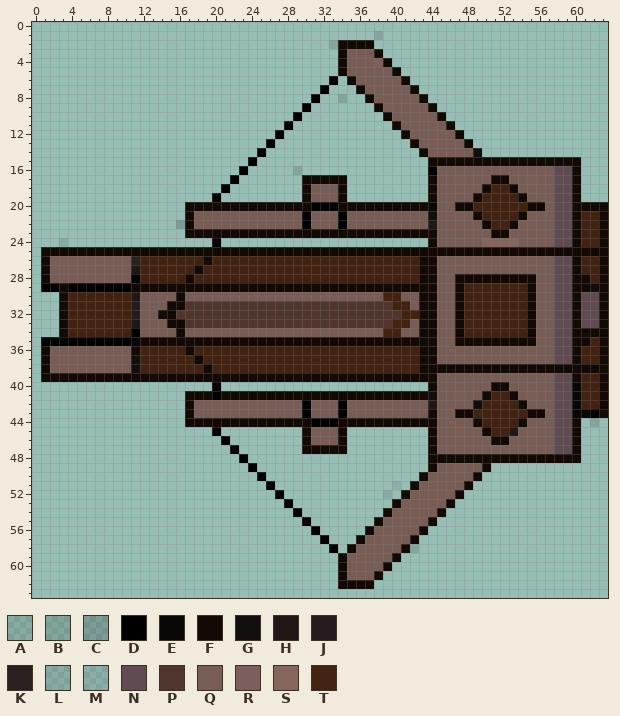
Two states of a pixel-art sprite, Common/Textures/Things/Building/Ballista/BallistaTop.png. Above, as it was before the edit.
The file is 64x64 pixels. Pixels under 10% opacity are left out. Colours within 5 levels of each other are drawn and written as one.
Palette (. is transparent): A #0000001a  B #00000021  C #0000002c  D #000000  E #090806  F #130a06  G #120e0e  H #201816  J #241c1f  K #2a201f  L #3d3c4e26  M #403f5220  N #604b52  P #4f352e  Q #785d56  R #7c5f5c  S #84665e  T #422211
Pixels before (only the part around the change), first column x 0:
 0 ................................................................
 1 ......................................B.........................
 2 .................................BFFFF..........................
 3 ..................................FQQQF.........................
 4 ..................................FQQQRF........................
 5 ..................................FQQQQQF.......................
 6 .................................D.FQQQQQF......................
 7 ................................D...FQQQQQF.....................
 8 ...............................D..B..FQQQQQF....................
 9 ..............................D.......FQQQQQF...................
10 .............................D.........FQQQQQF..................
11 ............................D...........FQQQQQF.................
12 ...........................D.............FQQQQQF................
13 ..........................D...............FQQQQQF...............
14 .........................D.................FQQQQQG..............
15 ........................D...................FFFFFFFFFFFFFFFFF...
16 .......................D.....B..............DQQQQQQQQQQQQQNNF...
17 ......................D.......FFFFF.........FQQQQQQFFQQQQQNNF...
18 .....................D........FQQQF.........FQQQQQFTTFQQQQNNF...
19 ....................D.........FQQQF.........FQQQQFTTTTFQQQNNF...
20 .................FFFFFFFFFFFFFFDDDFFFFFFFFFFEQQFFTTTTTTFFQNNFFFF
21 .................FQQQQQQQQQQQQDQQQDQQQQQQQQQGQQQQFTTTTFQQQNNFTTF
22 ................CFQQQQQQQQQQQQDQQQDQQQQQQQQQHQQQQQFTTFQQQQNNFTTF
23 .................FFFFFFFFFFFFFFFFFFFFFFFFFFFFQQQQQQFFQQQQQNNFTTF
24 ...A................D.......................FQQQQQSSSSQQQQNNFTTF
25 .FFFFFFFFFFFFFFFFFFFFFFFFFFFFFFFFFFFFFFFFFFFFFFFFFFFFFFFFFFFFFFF
26 .FQQQQQQQQQKTTTTTTTFTTTTTTTTTTTTTTTTTTTTTTTFFQQQQQQQQQQQQQNNFTTF
27 .FQQQQQQQQQHTTTTTTFTTTTTTTTTTTTTTTTTTTTTTTTFFQQQQQQQQQQQQQNNFTTF
28 .FQQQQQQQQQDTTTTTFTTTTTTTTTTTTTTTTTTTTTTTTTFFQQFFFFFFFFFQQNNFFTF
29 .DDFDDDDDDDFFFFFFFFFFFFFFFFFFFFFFFFFFFFFFFFFFQQFTTTTTTTFQQNNFFGF
30 ...FTTTTTTTHQQQQFQQQQQQQQQQQQQQQQQQQQQQTTQQFFQQFTTTTTTTFQQNNFNNF
31 ...FTTTTTTTJQQQFFPPPPPPPPPPPPPPPPPPPPPPPTTQFFQQFTTTTTTTFQQNNFNNF
32 ...FTTTTTTTJQQFFPPPPPPPPPPPPPPPPPPPPPPPPPTTFFQQFTTTTTTTFQQNNFNNF
33 ...FTTTTTTTHQQQFFPPPPPPPPPPPPPPPPPPPPPPPTTQFFQQFTTTTTTTFQQNNFNNF
34 ...FTTTTTTTDQQQQFQQQQQQQQQQQQQQQQQQQQQQTTQQFFQQFTTTTTTTFQQNNFFFF
35 .DDDDDDDDDDEFFFFFFFFFFFFFFFFFFFFFFFFFFFFFFFFFQQFFFFFFFFFQQNNFFTF
36 .FQQQQQQQQQFTTTTTFTTTTTTTTTTTTTTTTTTTTTTTTTFFQQQQQQQQQQQQQNNFTTF
37 .FQQQQQQQQQGTTTTTTFTTTTTTTTTTTTTTTTTTTTTTTTFFQQQQQQQQQQQQQNNFTTF
38 .FQQQQQQQQQGTTTTTTTFTTTTTTTTTTTTTTTTTTTTTTTFFFFFFFFFFFFFFFFFFFFF
39 .FFFFFFFFFFFFFFFFFFFFFFFFFFFFFFFFFFFFFFFFFFFFQQQQQQQQQQQQQNNFTTF
40 ....................D.......................FQQQQQQFFQQQQQNNETTF
41 .................FFFDFFFFFFFFFFFFFFFFFFFFFFFGQQQQQFTTFQQQQNNETTF
42 .................FQQQQQQQQQQQQDQQQDQQQQQQQQQHQQQQGTTTTFQQQNNETTF
43 .................FQQQQQQQQQQQQDQQQDQQQQQQQQQFQQFFTTTTTTFFQNNEEDF
44 .................FFFFFFFFFFFFFFDDDFFFFFFFFFFFQQQQFTTTTFQQQNNF.B.
45 ....................D.........FQQQF.........FQQQQQFTTHQQQQNNF...
46 .....................D........FQQQF.........FQQQQQQFFQQQQQNNF...
47 ......................D.......FFFFF.........FQQQQQQQQQQQQQNNF...
48 .......................D....................FFFFFFFFFFFFFFFFF...
49 ........................D...................FQQQQQF.............
50 .........................D.................FQQQQQF..............
51 ..........................D.............M.FQQQQQF...............
52 ...........................D...........L.FQQQQQF................
53 ............................D...........FQQQQQF.................
54 .............................D.........FQQQQQF..................
55 ..............................D.......FQQQQQF...................
56 ...............................D.....FQQQQQF....................
57 ................................D...FQQQQQF.....................
58 .................................D.FQQQQQFB.....................
59 ..................................FQQQQQF.......................
60 ..................................FQQQQF........................
61 ..................................FQQQF.........................
62 ..................................FFFF..........................
63 ................................................................
After:
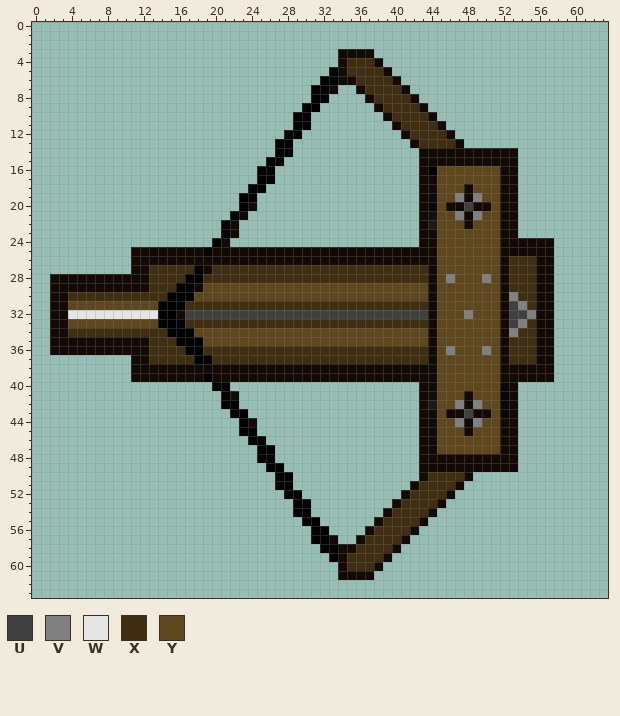
Colours new in this view: U #404040  V #808080  W #e5e5e5  X #402e12  Y #5e471d
The edit:
Changed rows in their new state; - is an unchanged pixel.
first column x 1:
 1 -------------------------------------.-------------------------
 2 --------------------------------.....--------------------------
 3 ----------------------------------FFF.-------------------------
 4 ----------------------------------XXXF.------------------------
 5 --------------------------------D-XXXXF.-----------------------
 6 -------------------------------D-F-XXXXF.----------------------
 7 ------------------------------D-F---XXXXF.---------------------
 8 -------------------------------D-.---XXXXF.--------------------
 9 ------------------------------D-------XXXXF.-------------------
10 -----------------------------D---------XXXXF.------------------
11 ---------------------------.DD----------XXXXF.-----------------
12 --------------------------.DD------------XXXXF.----------------
13 -------------------------.DD--------------XXXXF.---------------
14 ------------------------.-DD---------------FFFFFFFFFF----------
15 -----------------------.-DD---------------F----------.......---
16 ----------------------.-DD--.-------------F-YYYYYYYFF.......---
17 ---------------------.--DD---.....--------F-YYYYYYY-F.......---
18 --------------------.--DD----.....--------F-YYYFYYYF-.......---
19 -------------------.--DD-----.....--------F-YYVFVYYFF.......---
20 ----------------......D-..................--YF-UFFYFF..........
21 ----------------.....DF...................F-YYVFVYYFF..........
22 ---------------.....DF....................F-YYYFYYYF-..........
23 ----------------....D-....................--YYYYYYY-F..........
24 --.-----------------F---------------------F-YYYYYYYFFFFFF......
25 ..........--------D-------------------------YYYYYYY------......
26 ..........FFFFFFFF-FFFFFFFFFFFFFFFFFFFFFFF--YYYYYYYFXXXFF......
27 ..........FFXXXXXDFXXXXXXXXXXXXXXXXXXXXXXXX-YYYYYYYFXXXFF......
28 .FFFFFFFFFFFXXXXDDXXXXXXXXXXXXXXXXXXXXXXXXX-YVYYYVY-XXXFF......
29 .F-FFFFFFF--XXXDD-YYYYYYYYYYYYYYYYYYYYYYYYY-YYYYYYYFXXXFF......
30 -F-XXXXXXXXXXXDDDYYYYYYYYYYYYYYYYYYYYYYYYYY-YYYYYYYFVXXFF......
31 -F-YYYYYYYYYYDDDXXXXXXXXXXXXXXXXXXXXXXXXXXX-YYYYYYYFUVXFF......
32 -F-WWWWWWWWWWDDFUUUUUUUUUUUUUUUUUUUUUUUUUUU-YYYVYYYFUUVFF......
33 -F-YYYYYYYYYYDDDXXXXXXXXXXXXXXXXXXXXXXXXXXX-YYYYYYYFUVXFF......
34 -F-XXXXXXXXXXXDDDYYYYYYYYYYYYYYYYYYYYYYYYYY-YYYYYYYFVXXFF......
35 .FFFFFFFFFF-XXXDDDYYYYYYYYYYYYYYYYYYYYYYYYY-YYYYYYY-XXXFF......
36 .FFFFFFFFF-FXXXXDDXXXXXXXXXXXXXXXXXXXXXXXXX-YVYYYVYFXXXFF......
37 ..........FFXXXXXDDXXXXXXXXXXXXXXXXXXXXXXXX-YYYYYYYFXXXFF......
38 ..........FFFFFFFF-FFFFFFFFFFFFFFFFFFFFFFF--YYYYYYY------......
39 ..........--------D-------------------------YYYYYYYFFFFFF......
40 --------------------D---------------------F-YYYYYYYEF..........
41 ----------------....D-....................--YYYFYYYE-..........
42 ----------------....DD....................F-YYVFVYYEF..........
43 ----------------.....DD...................F-YF-UFFYEF..........
44 ----------------......D-..................--YYVFVYYFF.......-.-
45 -------------------.--DD-----.....--------F-YYYFYYYFF.......---
46 --------------------.--DD----.....--------F-YYYYYYY-F.......---
47 ---------------------.--DD---.....--------F-YYYYYYYFF.......---
48 ----------------------.-DD----------------F----------.......---
49 -----------------------.-DD---------------F-FFFFF-FFF----------
50 ------------------------.-DD---------------XXXXF.--------------
51 -------------------------.DD-----------.--XXXXF.---------------
52 --------------------------.DD---------.--XXXXF.----------------
53 ---------------------------.DD----------XXXXF.-----------------
54 -----------------------------D---------XXXXF.------------------
55 ------------------------------D-------XXXXF.-------------------
56 -------------------------------D-----XXXXF.--------------------
57 ------------------------------D-F---XXXXF.---------------------
58 -------------------------------D-F-XXXXF..---------------------
59 --------------------------------D-XXXXF.-----------------------
60 ----------------------------------XXXF.------------------------
61 ----------------------------------FFF.-------------------------
62 ---------------------------------....--------------------------
